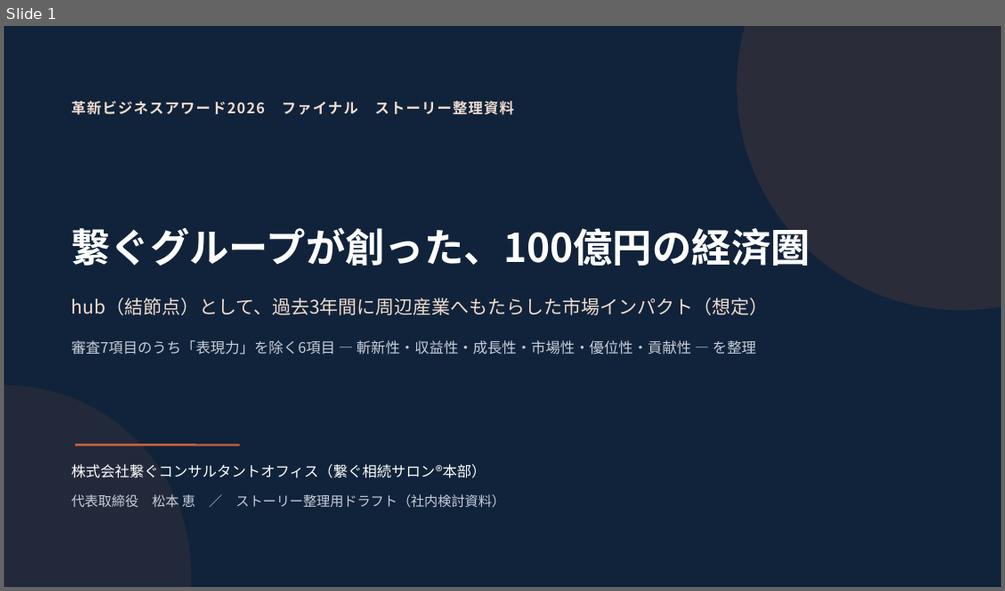
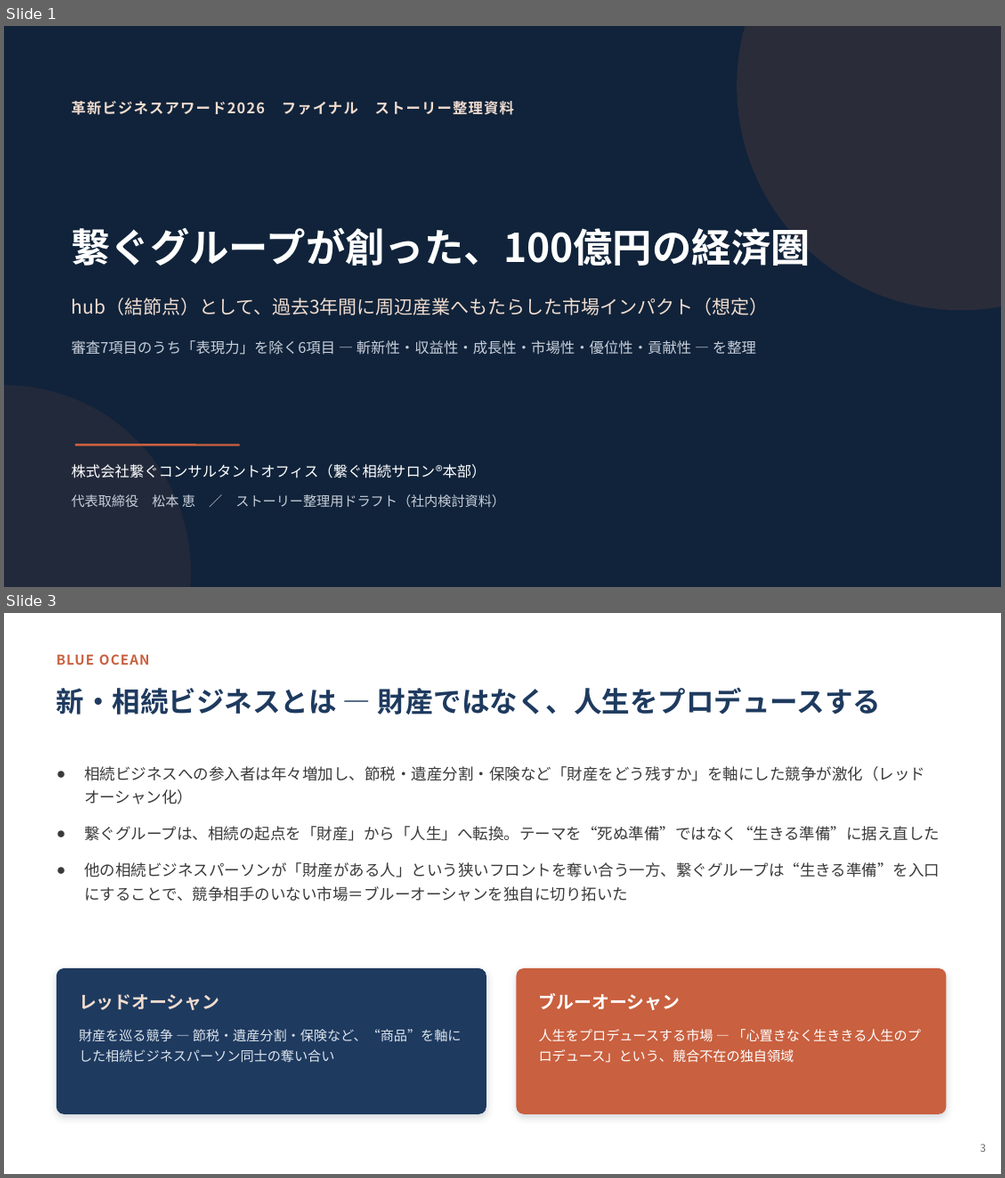
Before and after one commit to Megu124/tsunagusouzoku, a slide deck: manuscript/革新ビジネスアワード2026_ファイナル_100億市場ストーリー整理.pptx. Shown one above the other, each under a label of ours: slide 1 before the commit, slides 1 and 3 after it; the slides between them are not shown. The pictures are 1005x591 and 1005x1178 pixels, drawn with LibreOffice and Linux fonts; fonts in the diff are those of the drawing. Boxes give left, top, right and bottom in pixels: in the first picture for what was removed or moved away, otherwise in the second. Text is boxed around its words. In the diff, an @@ line names an element or a change of style, - is before the commit and + after.

```diff
--- a/manuscript/革新ビジネスアワード2026_ファイナル_100億市場ストーリー整理.pptx
+++ b/manuscript/革新ビジネスアワード2026_ファイナル_100億市場ストーリー整理.pptx
@@ slide 3 added at [4, 613, 1001, 1174], background #FFFFFF @@
@@ text added at [57, 654, 150, 665], 13 pt, text #C9603F, bold @@
+BLUE OCEAN
@@ text added at [57, 687, 881, 714], 27 pt, text #1E3A5F, bold @@
+新・相続ビジネスとは ― 財産ではなく、人生をプロデュースする
@@ text added at [84, 766, 939, 901], 15 pt, text #3A3A3A @@
+● 相続ビジネスへの参入者は年々増加し、節税・遺産分割・保険など「財産をどう残すか」を軸にした競争が激化（レッドオーシャン化）
+● 繋ぐグループは、相続の起点を「財産」から「人生」へ転換。テーマを“死ぬ準備”ではなく“生きる準備”に据え直した
+● 他の相続ビジネスパーソンが「財産がある人」という狭いフロントを奪い合う一方、繋ぐグループは“生きる準備”を入口にすることで、競争相手のいない市場＝ブルーオーシャンを独自に切り拓いた
@@ rounded rectangle added at [57, 968, 486, 1114], fill #1E3A5F @@
@@ rounded rectangle added at [517, 968, 947, 1114], fill #C9603F @@
@@ text added at [79, 994, 220, 1010], 17 pt, text #F1DCCF, bold @@
+レッドオーシャン
@@ text added at [539, 993, 680, 1010], 17 pt, text #FFFFFF, bold @@
+ブルーオーシャン
@@ text added at [79, 1029, 461, 1062], 13 pt, text #DCE3EC @@
+財産を巡る競争 ― 節税・遺産分割・保険など、“商品”を軸にした相続ビジネスパーソン同士の奪い合い
@@ text added at [539, 1029, 921, 1062], 13 pt, text #FFFFFF @@
+人生をプロデュースする市場 ― 「心置きなく生ききる人生のプロデュース」という、競合不在の独自領域
@@ text added at [980, 1143, 986, 1151], 10 pt, text #6B6B6B @@
+3
```
Also in this commit, not shown: 10 slides changed, 2 other slides added, 1 other file.
